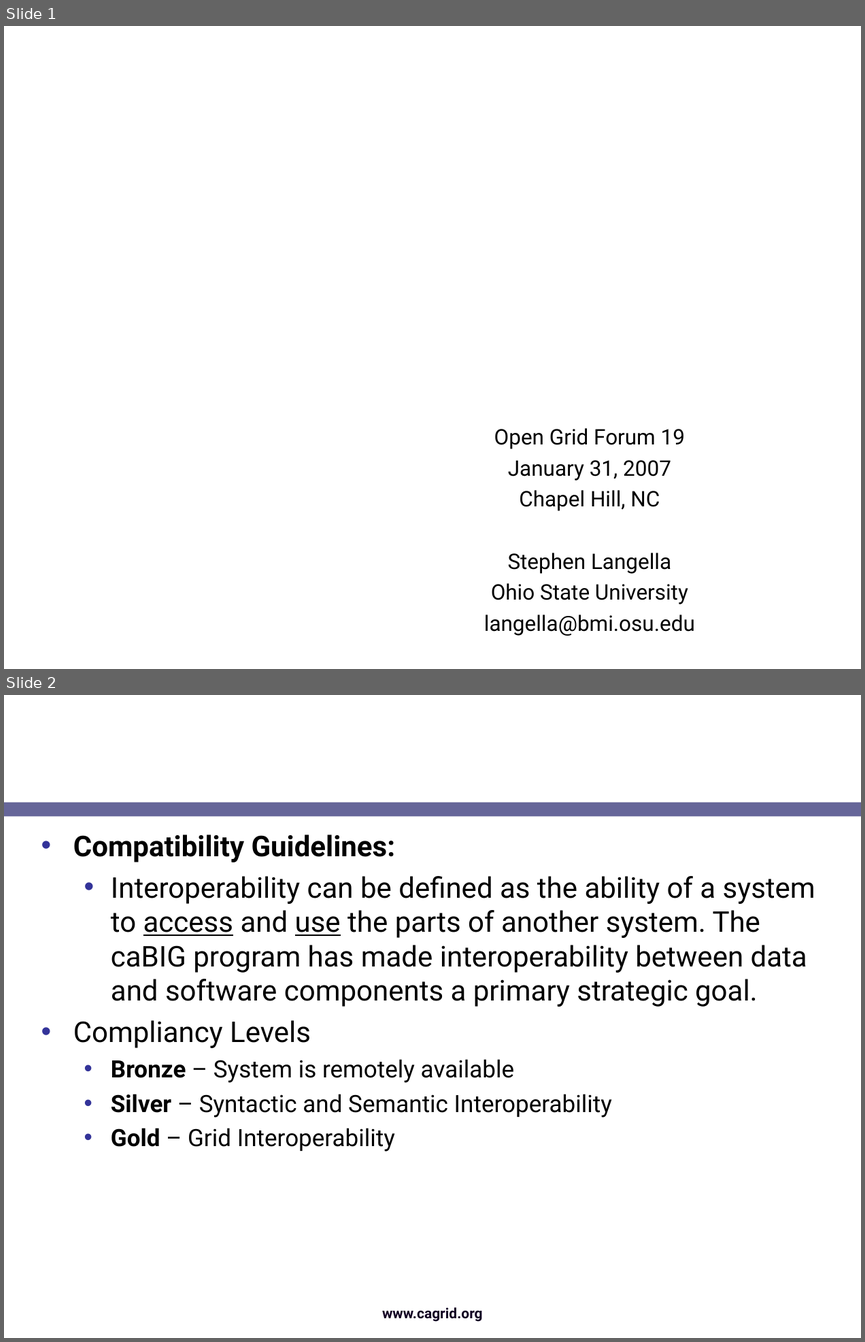
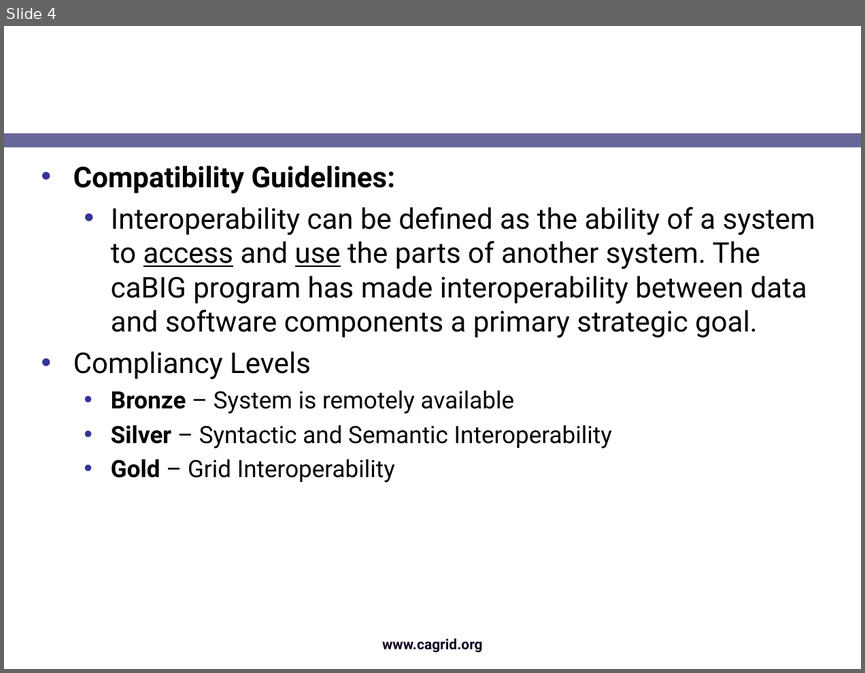
Before and after one commit to NCIP/cagrid-docs, a slide deck: presentations/caGrid-amia-spring-2007.ppt. Shown one above the other, each under a label of ours: slides 1 and 2 before the commit, slide 4 after it. The pictures are 865x1342 and 865x673 pixels, drawn with LibreOffice and Linux fonts; fonts in the diff are those of the drawing; background and template pictures are left out. Boxes give left, top, right and bottom in pixels: in the first picture for what was removed or moved away, otherwise in the second. Text is boxed around its words. In the diff, an @@ line names an element or a change of style, - is before the commit and + after.

```diff
--- a/presentations/caGrid-amia-spring-2007.ppt
+++ b/presentations/caGrid-amia-spring-2007.ppt
@@ slide 1 removed at [4, 26, 861, 669], background picture (left out) @@
@@ title removed at [632, 176, 847, 269] @@
-caGrid
@@ text removed at [484, 428, 695, 635] @@
-Open Grid Forum 19
-January 31, 2007
-Chapel Hill, NC
-Stephen Langella
-Ohio State University
-langella@bmi.osu.edu
@@ what was slide 2 is now slide 4 @@
```
Also in this commit, not shown: 1 slide changed, 4 slides added, 2 other slides removed.
